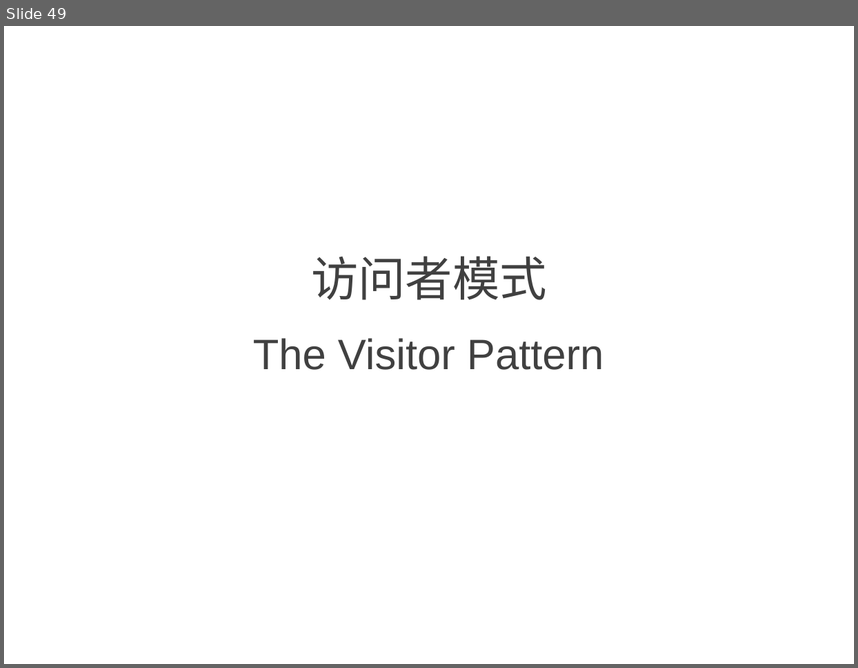
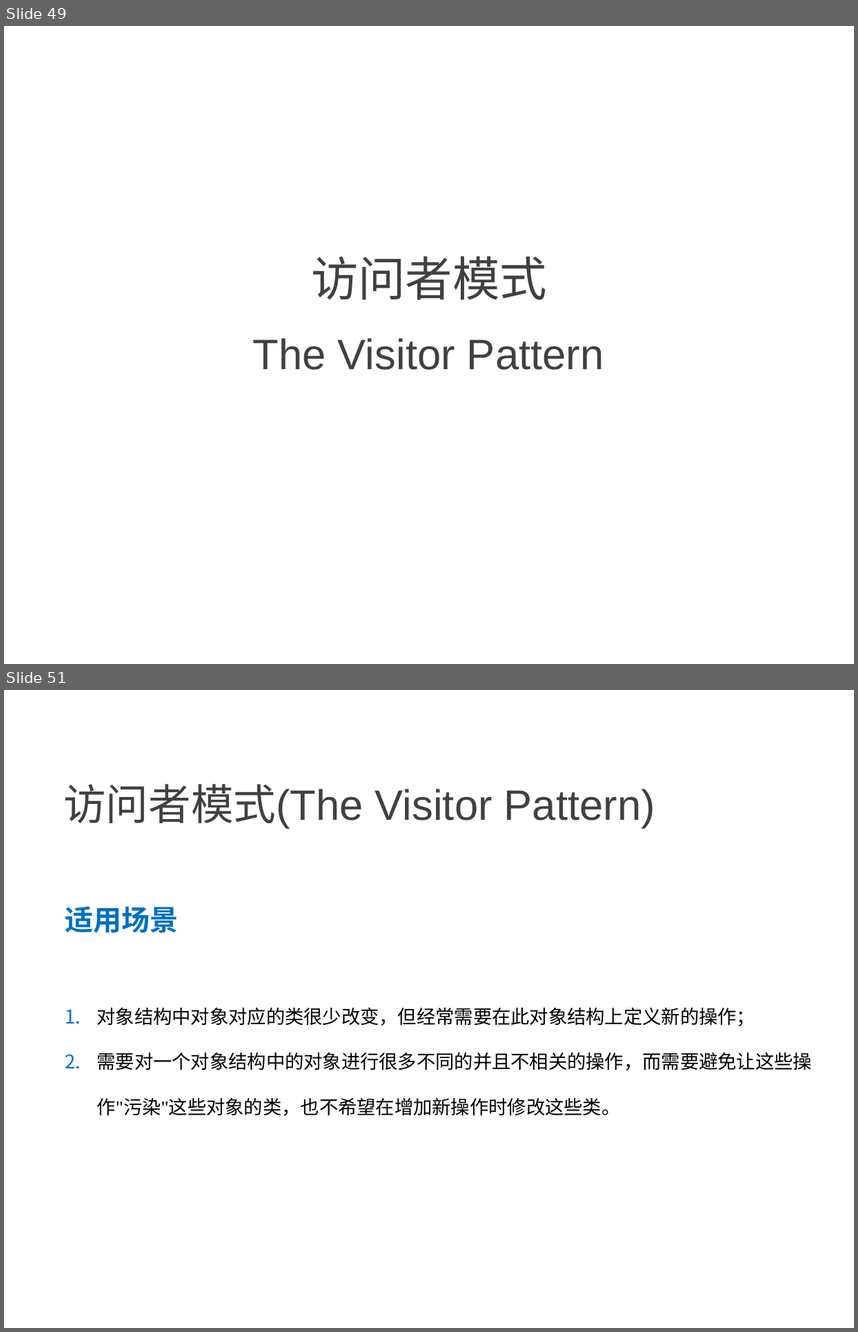
Before and after one commit to NewGr8Player/My-PPT, a slide deck: Design pattern/4.设计模式-行为型模式.pptx. Shown one above the other, each under a label of ours: slide 49 before the commit, slides 49 and 51 after it; the slides between them are not shown. The pictures are 858x668 and 858x1332 pixels, drawn with LibreOffice and Linux fonts; fonts in the diff are those of the drawing. Boxes give left, top, right and bottom in pixels: in the first picture for what was removed or moved away, otherwise in the second. Text is boxed around its words. In the diff, an @@ line names an element or a change of style, - is before the commit and + after.

```diff
--- a/Design pattern/4.设计模式-行为型模式.pptx
+++ b/Design pattern/4.设计模式-行为型模式.pptx
@@ slide 51 added at (4,690,854,1328), background #FFFFFF @@
@@ text added at (63,784,655,829), 36 pt, text #404040 @@
+访问者模式(The Visitor Pattern)
@@ text added at (65,906,813,1116), 16 pt, text #000000 @@
+适用场景
+1. 对象结构中对象对应的类很少改变，但经常需要在此对象结构上定义新的操作；
+2. 需要对一个对象结构中的对象进行很多不同的并且不相关的操作，而需要避免让这些操作"污染"这些对象的类，也不希望在增加新操作时修改这些类。
```
Also in this commit, not shown: 2 slides changed, 7 other slides added.
